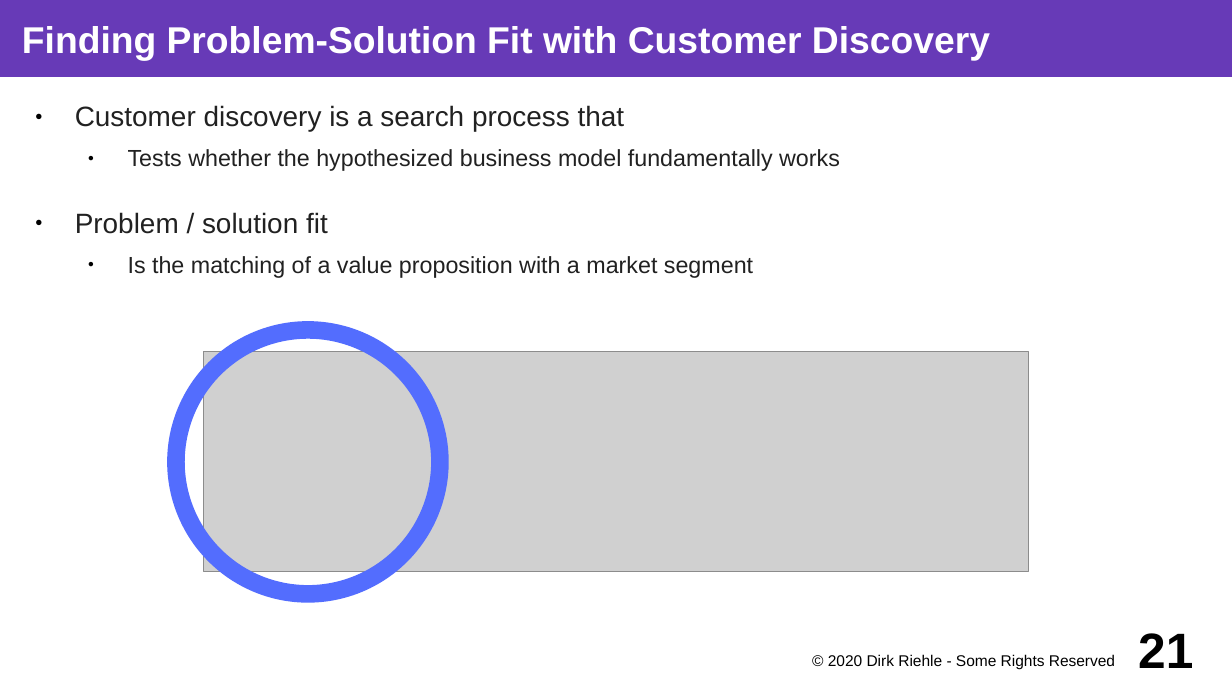
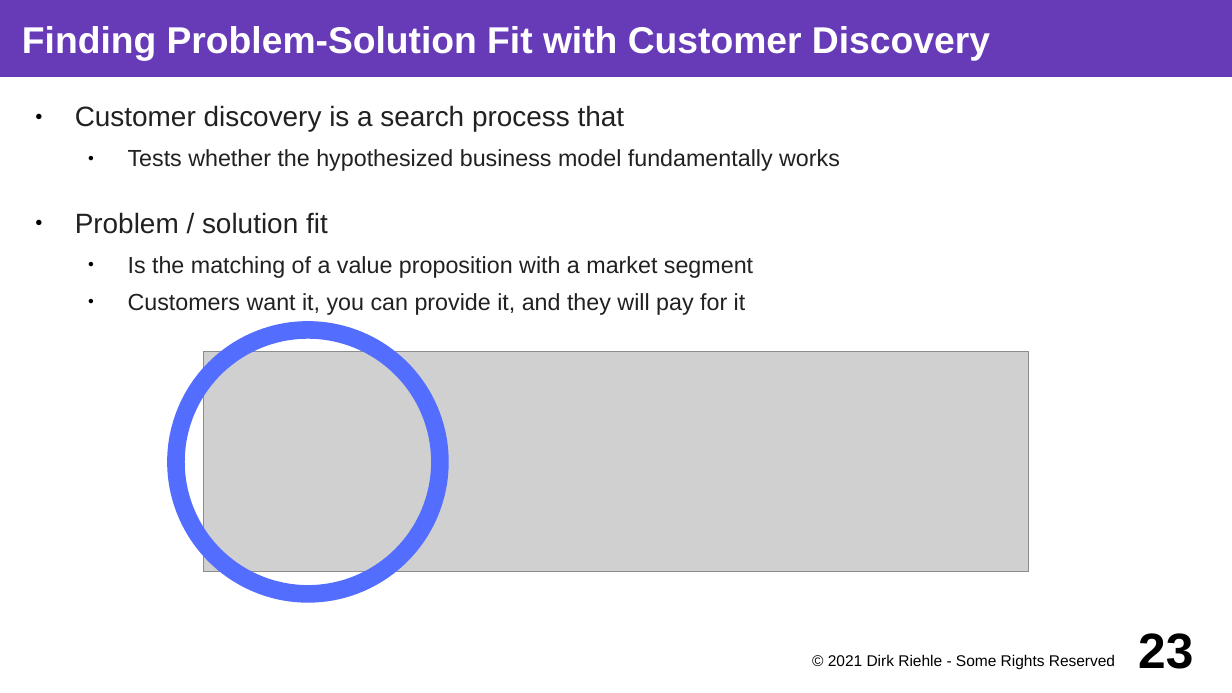
Before and after one commit to dirkriehle/coss-course, a slide deck: slide 23 of Lecture slides/COSS D01 - Software Startups.odp (slide 21 before the commit). Drawn at 1232x693 pixels with LibreOffice and Linux fonts; fonts in the diff are those of the drawing; grey boxes stand for pictures. Boxes give left, top, right and bottom in pixels: in the first picture for what was removed or moved away, otherwise in the second. Text is boxed around its words. In the diff, an @@ line names an element or a change of style, - is before the commit and + after.

```diff
--- a/Lecture slides/COSS D01 - Software Startups.odp
+++ b/Lecture slides/COSS D01 - Software Startups.odp
@@ text at [128,293,746,315]: paragraph added @@
+  ● Customers want it, you can provide it, and they will pay for it
@@ text at [828,654,1115,670]: text changed @@
-© 2020 Dirk Riehle - Some Rights Reserved
+© 2021 Dirk Riehle - Some Rights Reserved
@@ page number at [1138,633,1193,669]: text changed @@
-21
+23
```
Also in this commit, not shown: 45 other slides changed, 2 slides added, 5 other files.
